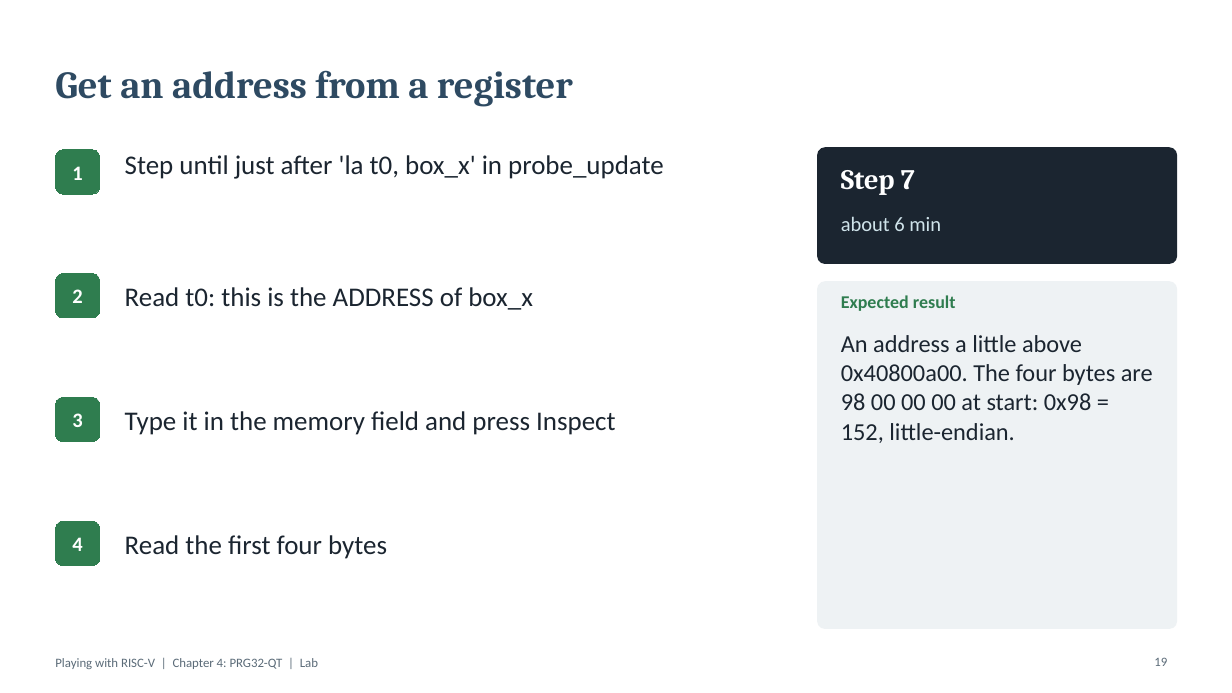
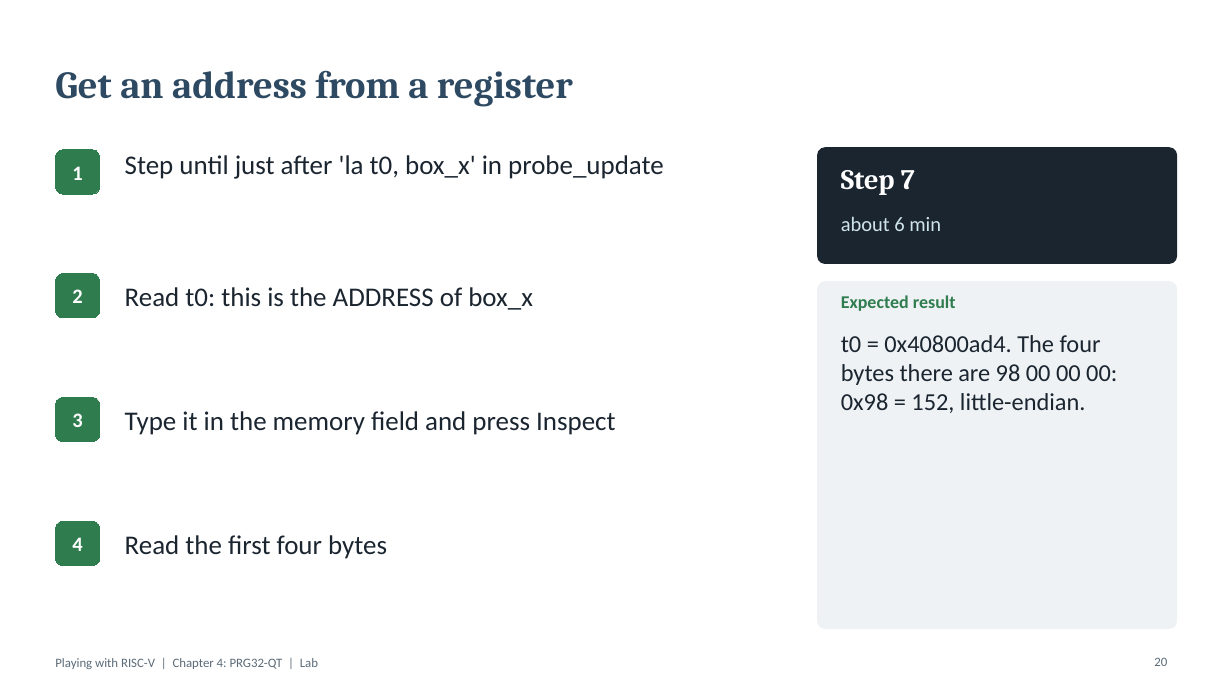
Before and after one commit to riscv-prg32/Playing-with-RISC-V_PRG32_textbook, a slide deck: slide 20 of presentations/04-prg32qt/04-prg32qt-lab.pptx (slide 19 before the commit). Drawn at 1232x693 pixels with LibreOffice and Linux fonts; fonts in the diff are those of the drawing. Boxes give left, top, right and bottom in pixels: in the first picture for what was removed or moved away, otherwise in the second. Text is boxed around its words. In the diff, an @@ line names an element or a change of style, - is before the commit and + after.

```diff
--- a/presentations/04-prg32qt/04-prg32qt-lab.pptx
+++ b/presentations/04-prg32qt/04-prg32qt-lab.pptx
@@ text at [841, 335, 1117, 413]: text changed @@
-An address a little above 0x40800a00. The four bytes are 98 00 00 00 at start: 0x98 = 152, little-endian.
+t0 = 0x40800ad4. The four bytes there are 98 00 00 00: 0x98 = 152, little-endian.
@@ page number at [1154, 657, 1167, 666]: text changed @@
-19
+20
```
Also in this commit, not shown: 6 other slides changed, 1 slide added, 43 other files.
